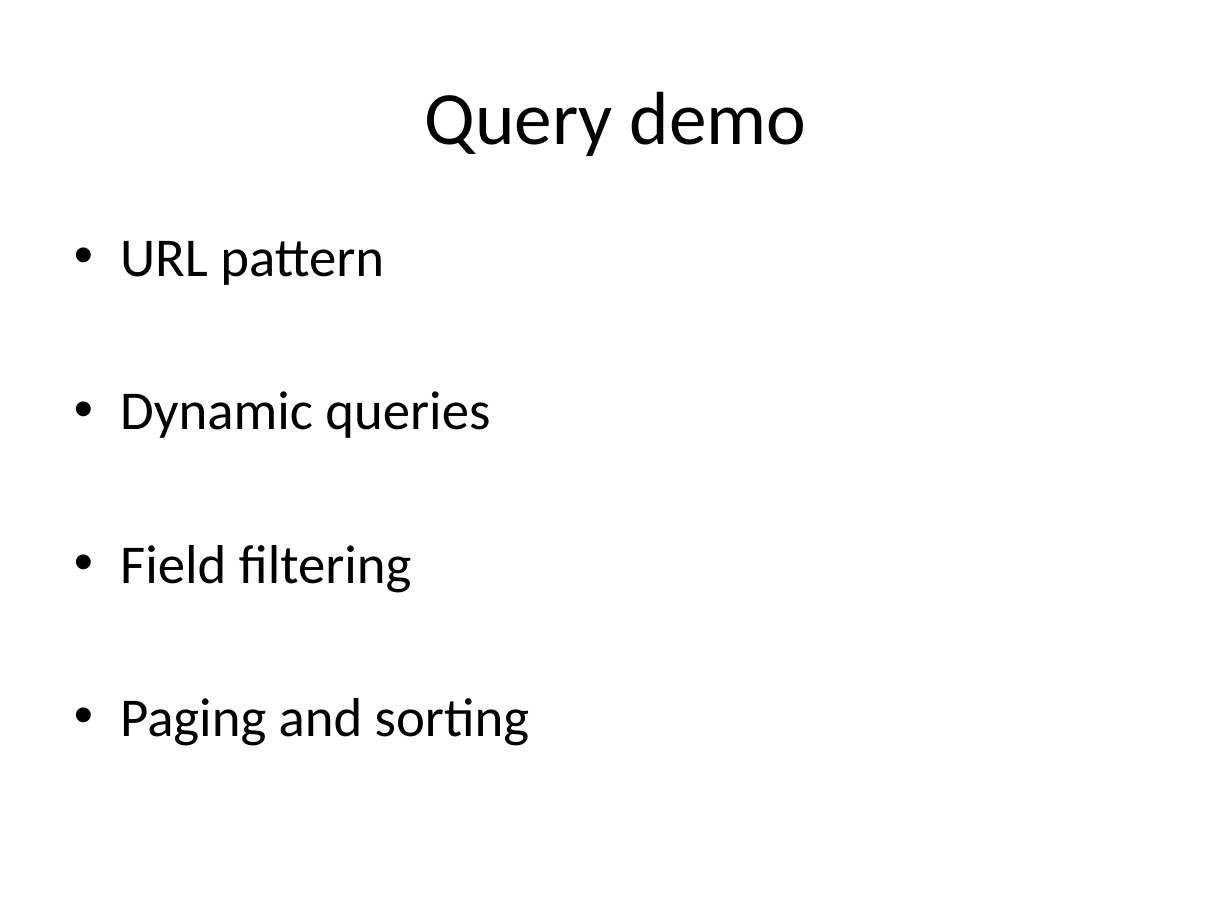
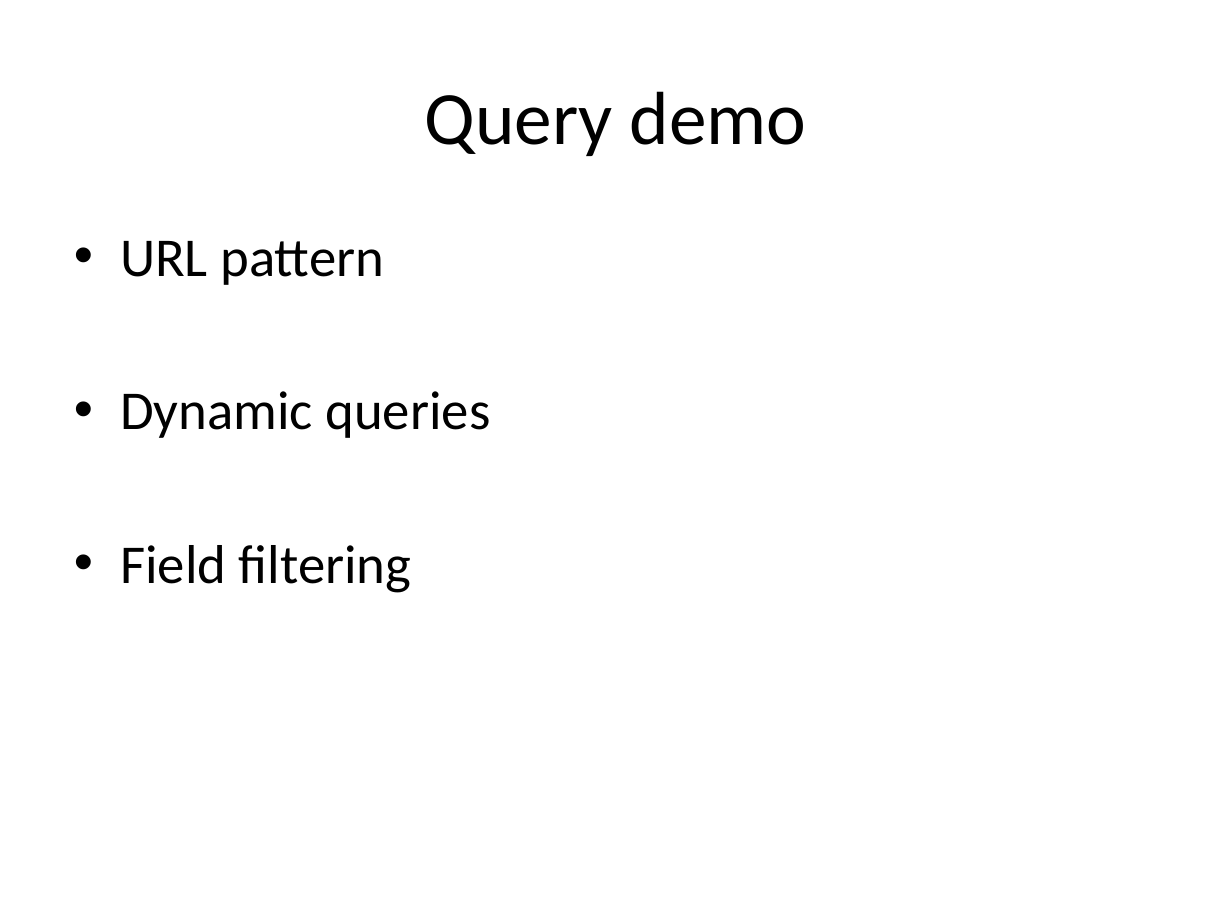
Before and after one commit to oncoblocks/gsoc-data-warehouse, a slide deck: slide 15 of docs/Gsoc_midterm_demo_070715.pptx (slide 9 before the commit). Drawn at 1232x924 pixels with LibreOffice and Linux fonts; fonts in the diff are those of the drawing. Boxes give left, top, right and bottom in pixels: in the first picture for what was removed or moved away, otherwise in the second. Text is boxed around its words. In the diff, an @@ line names an element or a change of style, - is before the commit and + after.

```diff
--- a/docs/Gsoc_midterm_demo_070715.pptx
+++ b/docs/Gsoc_midterm_demo_070715.pptx
@@ text at (120,698,529,746): paragraph removed @@
-• Paging and sorting
```
Also in this commit, not shown: 3 other slides changed, 7 slides added, 2 other files.
